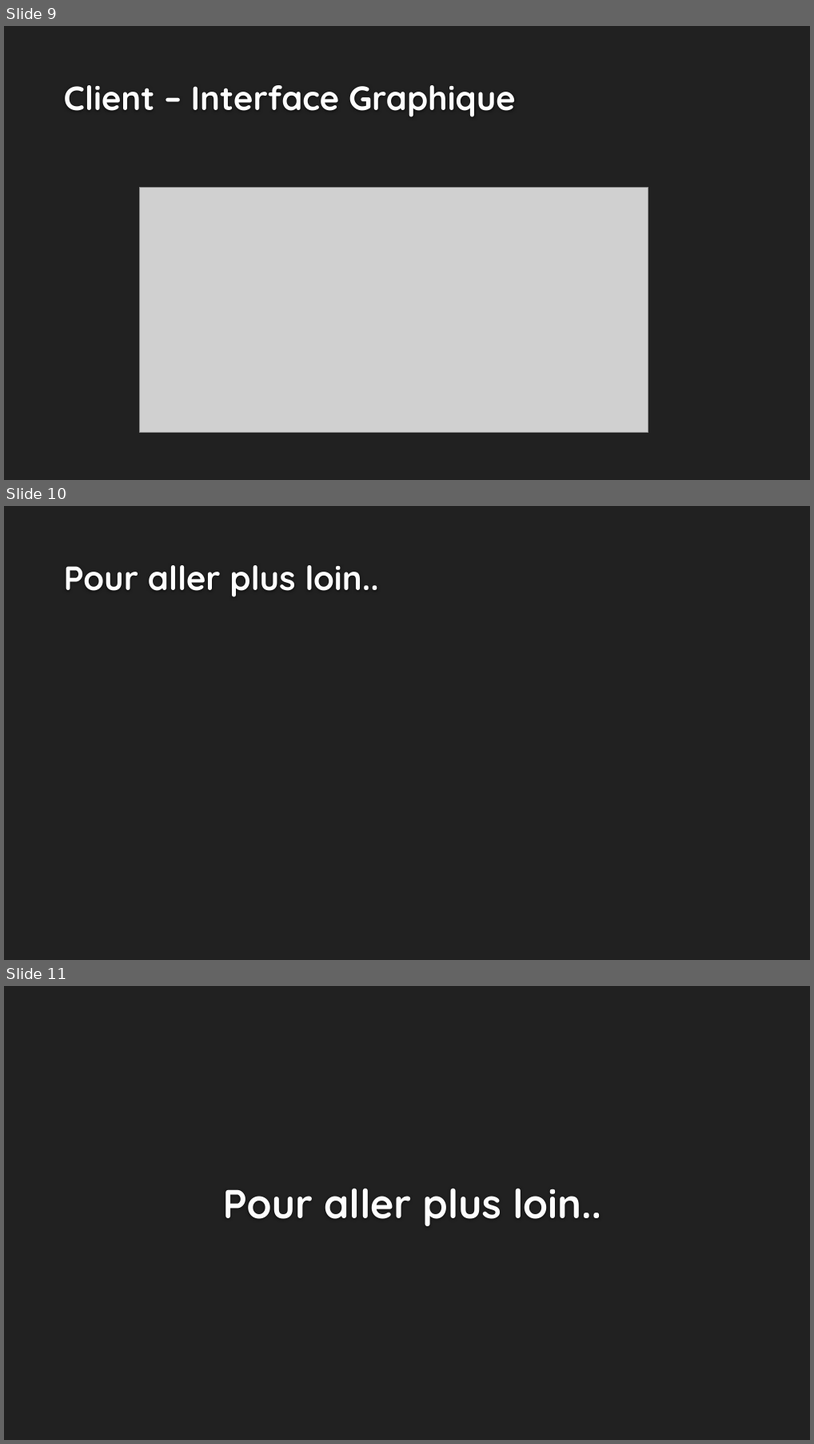
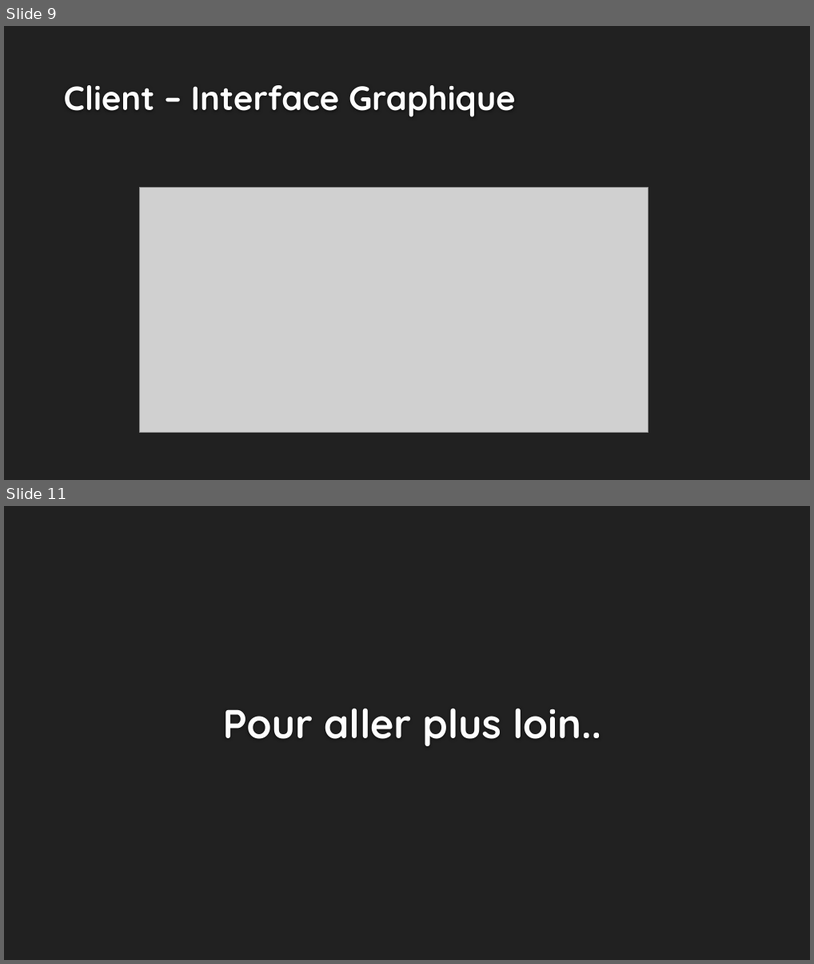
Before and after one commit to antoineDurand82/Projet_Infra_B1A, a slide deck: Diapo.pptx. Shown one above the other, each under a label of ours: slides 9, 10 and 11 before the commit, slides 9 and 11 after it; the slides between them are not shown. The pictures are 814x1444 and 814x964 pixels, drawn with LibreOffice and Linux fonts; fonts in the diff are those of the drawing; grey boxes stand for pictures; background and template pictures are left out. Boxes give left, top, right and bottom in pixels: in the first picture for what was removed or moved away, otherwise in the second. Text is boxed around its words. In the diff, an @@ line names an element or a change of style, - is before the commit and + after.

```diff
--- a/Diapo.pptx
+++ b/Diapo.pptx
@@ slide 10 removed at [4, 506, 810, 960], background #212121 @@
@@ title removed at [64, 565, 378, 597] @@
-Pour aller plus loin..
```
Also in this commit, not shown: 1 slide changed.
